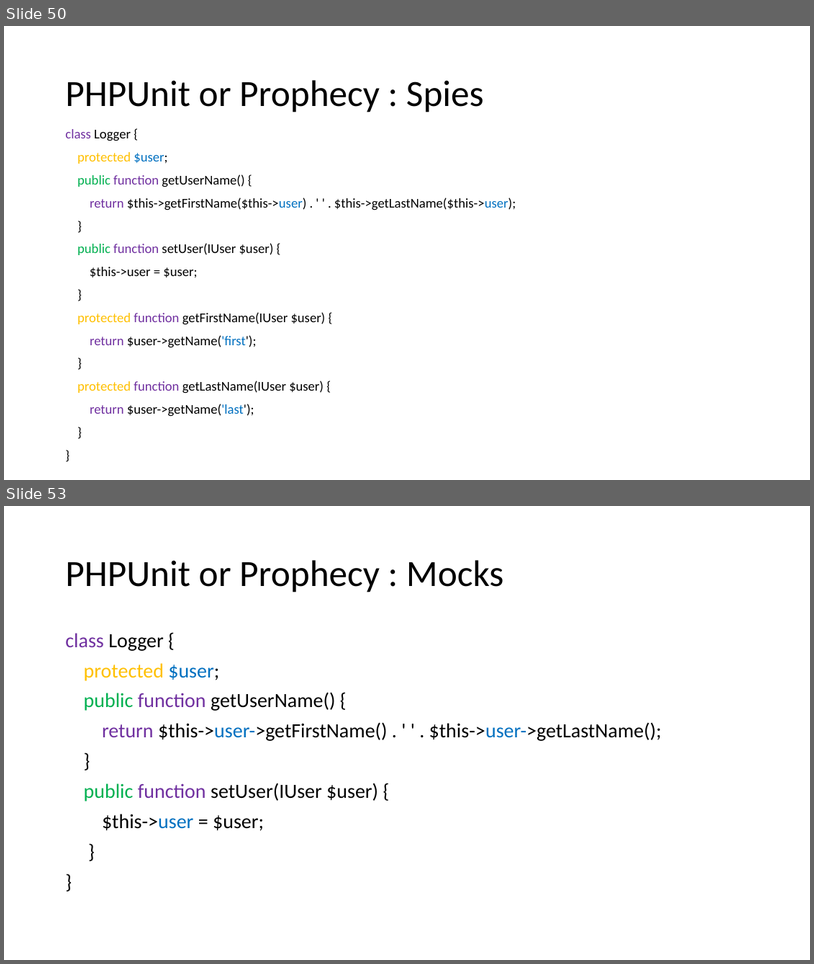
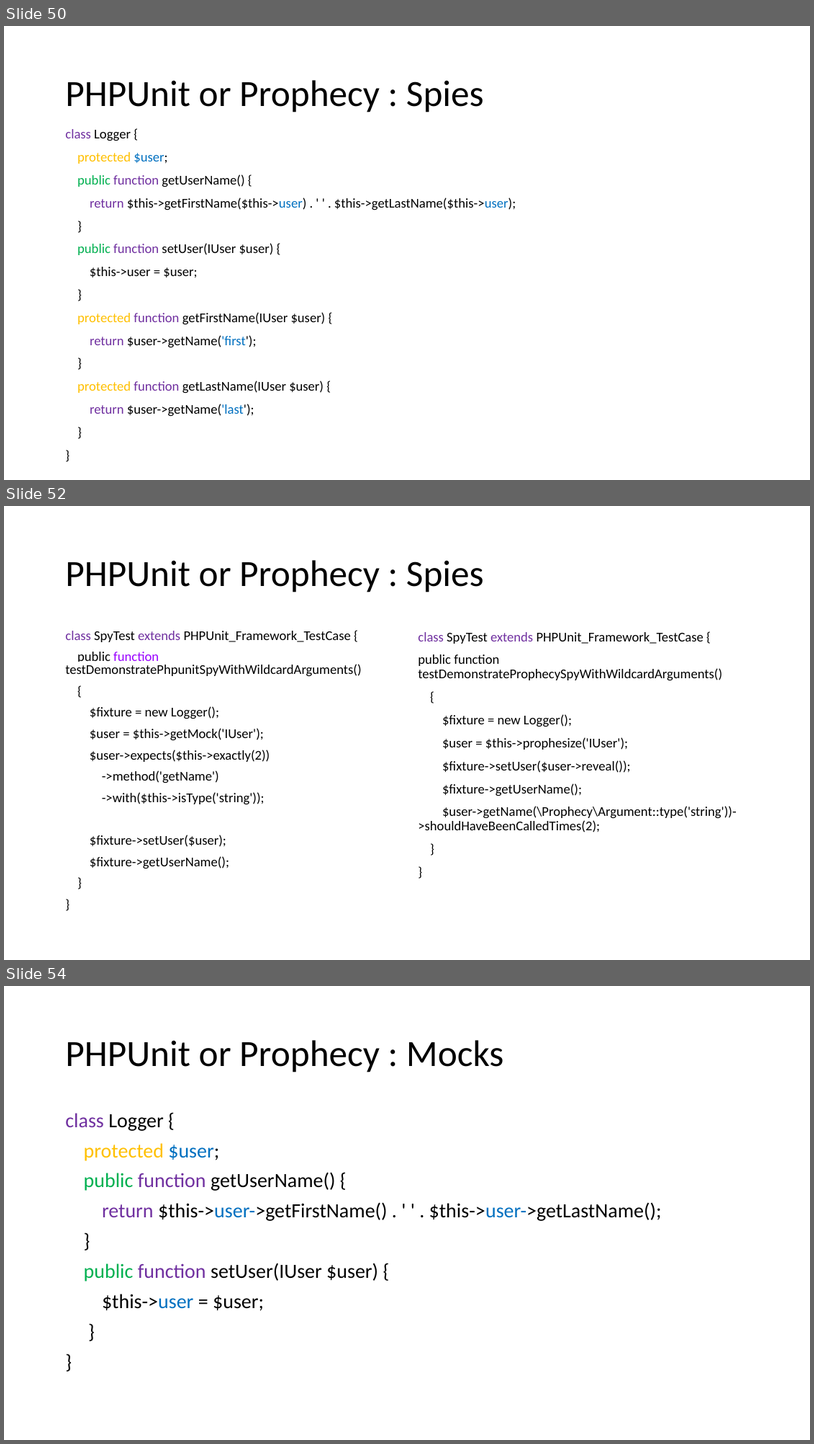
Before and after one commit to docljn/phpunit-or-prophecy-for-mocks, a slide deck: Creating Unit Test Mocks - PHPUnit or Prophecy.odp. Shown one above the other, each under a label of ours: slides 50 and 53 before the commit, slides 50, 52 and 54 after it; the slides between them are not shown. The pictures are 814x964 and 814x1444 pixels, drawn with LibreOffice and Linux fonts; fonts in the diff are those of the drawing. Boxes give left, top, right and bottom in pixels: in the first picture for what was removed or moved away, otherwise in the second. Text is boxed around its words. In the diff, an @@ line names an element or a change of style, - is before the commit and + after.

```diff
--- a/Creating Unit Test Mocks - PHPUnit or Prophecy.odp
+++ b/Creating Unit Test Mocks - PHPUnit or Prophecy.odp
@@ slide 52 added at [4, 506, 810, 960], background #FFFFFF @@
@@ title added at [65, 560, 484, 592], 44 pt, text #000000 @@
+PHPUnit or Prophecy : Spies
@@ text added at [65, 631, 361, 868], 16 pt, text #000000 @@
+class SpyTest extends PHPUnit_Framework_TestCase {
+public function testDemonstratePhpunitSpyWithWildcardArguments()
+{
+$fixture = new Logger();
+$user = $this->getMock('IUser');
+$user->expects($this->exactly(2))
+->method('getName')
+->with($this->isType('string'));
+$fixture->setUser($user);
+$fixture->getUserName();
+}
+}
@@ text added at [418, 632, 737, 832], 16 pt, text #000000 @@
+class SpyTest extends PHPUnit_Framework_TestCase {
+public function testDemonstrateProphecySpyWithWildcardArguments()
+{
+$fixture = new Logger();
+$user = $this->prophesize('IUser');
+$fixture->setUser($user->reveal());
+$fixture->getUserName();
+$user->getName(\Prophecy\Argument::type('string'))->shouldHaveBeenCalledTimes(2);
+}
+}
@@ what was slide 53 is now slide 54 @@
```
Also in this commit, not shown: 6 slides changed, 2 other files.
